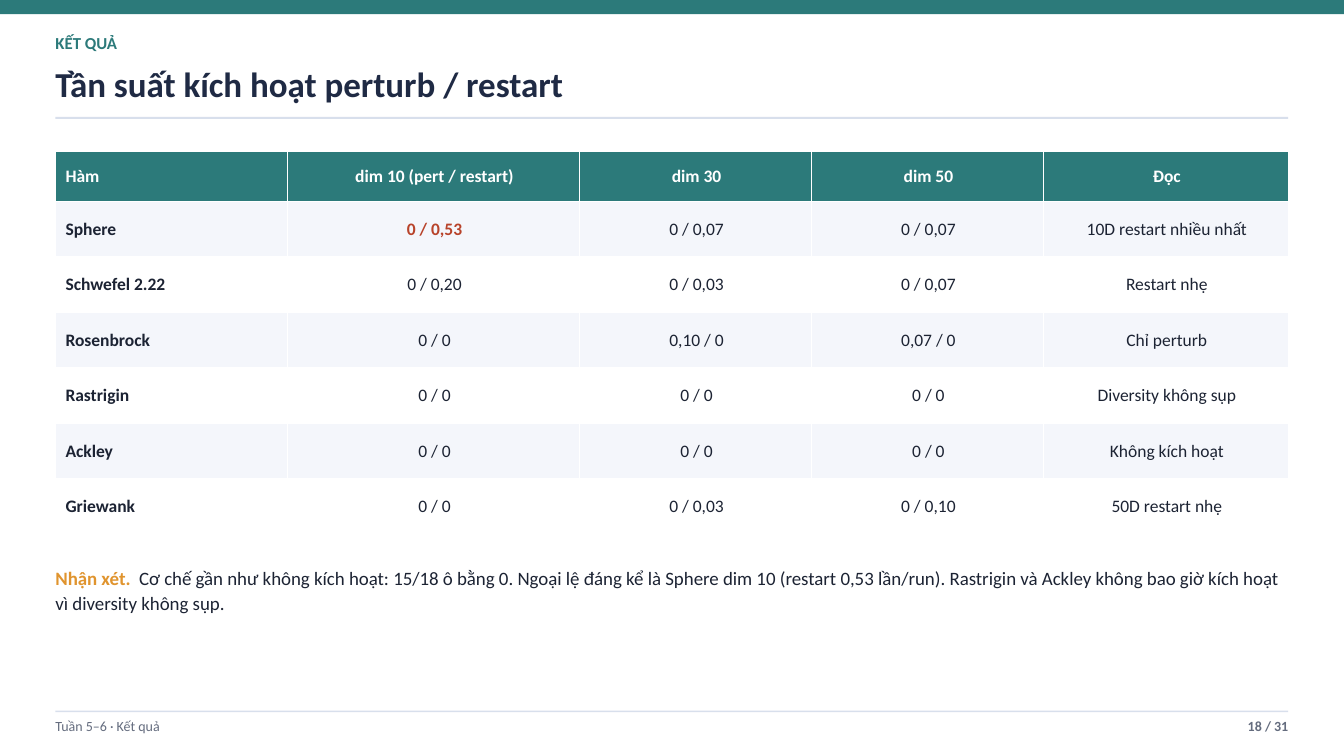
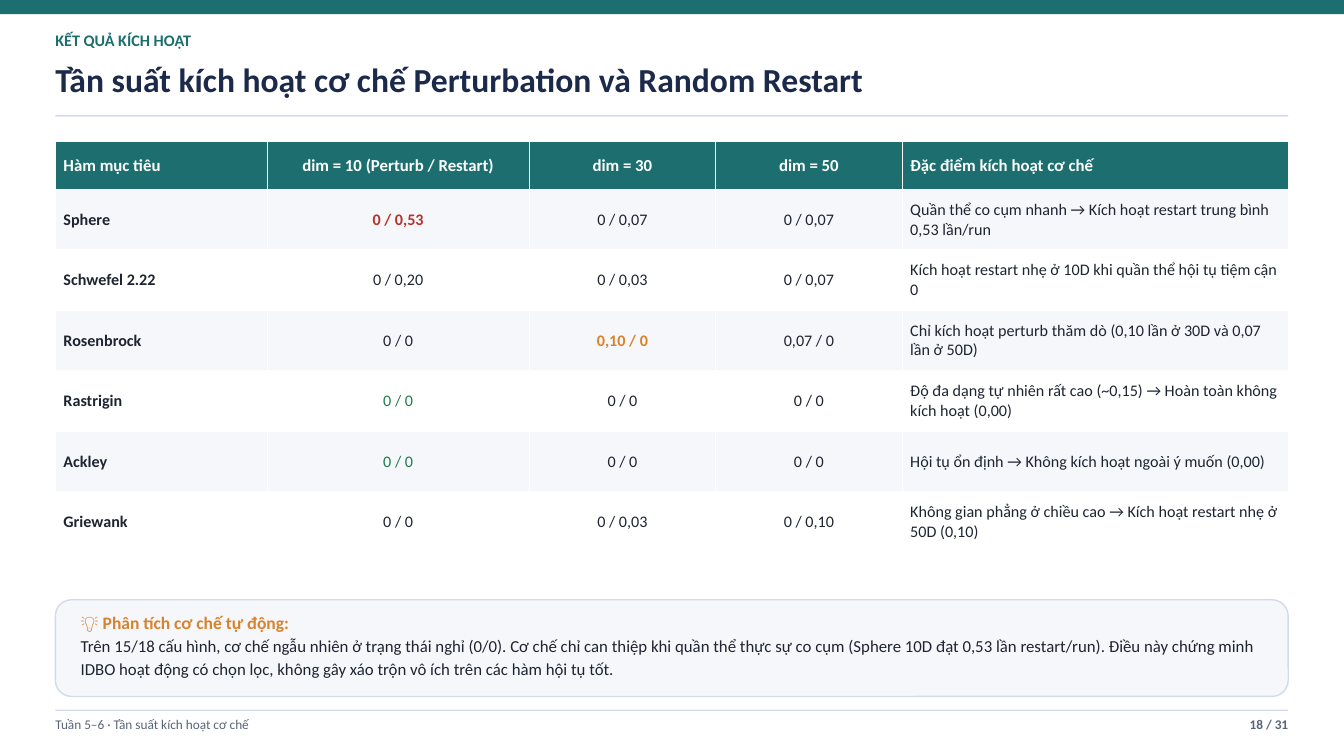
Before and after one commit to duylequang2303/DBO_heathcare, a slide deck: slide 18 of docs/Slide_Tuan_4_5_6_DBO_IDBO.pptx. Drawn at 1344x756 pixels with LibreOffice and Linux fonts; fonts in the diff are those of the drawing. Boxes give left, top, right and bottom in pixels: in the first picture for what was removed or moved away, otherwise in the second. Text is boxed around its words. In the diff, an @@ line names an element or a change of style, - is before the commit and + after.

```diff
--- a/docs/Slide_Tuan_4_5_6_DBO_IDBO.pptx
+++ b/docs/Slide_Tuan_4_5_6_DBO_IDBO.pptx
@@ rectangle at (0,0,1344,14): fill #2C7A7A to #1D6F6F @@
@@ text at (55,33,191,49): text changed; size 12 to 11.5 pt; text colour #2C7A7A to #1D6F6F @@
-KẾT QUẢ
+KẾT QUẢ KÍCH HOẠT
@@ text at (55,66,863,98): text changed; size 25 to 24 pt; text colour #1F2A44 to #1B2A4A @@
-Tần suất kích hoạt perturb / restart
+Tần suất kích hoạt cơ chế Perturbation và Random Restart
@@ rectangle at (55,115,1289,117): fill #D8DFEC to #D3DBEA @@
@@ table at (55,141,1289,553) @@
-row 1: Hàm | dim 10 (pert / restart) | dim 30 | dim 50 | Đọc
+row 1: Hàm mục tiêu | dim = 10 (Perturb / Restart) | dim = 30 | dim = 50 | Đặc điểm kích hoạt cơ chế
-row 2, column 5: 10D restart nhiều nhất
+row 2, column 5: Quần thể co cụm nhanh → Kích hoạt restart trung bình 0,53 lần/run
-row 3, column 5: Restart nhẹ
+row 3, column 5: Kích hoạt restart nhẹ ở 10D khi quần thể hội tụ tiệm cận 0
-row 4, column 5: Chỉ perturb
+row 4, column 5: Chỉ kích hoạt perturb thăm dò (0,10 lần ở 30D và 0,07 lần ở 50D)
-row 5, column 5: Diversity không sụp
+row 5, column 5: Độ đa dạng tự nhiên rất cao (~0,15) → Hoàn toàn không kích hoạt (0,00)
-row 6, column 5: Không kích hoạt
+row 6, column 5: Hội tụ ổn định → Không kích hoạt ngoài ý muốn (0,00)
-row 7, column 5: 50D restart nhẹ
+row 7, column 5: Không gian phẳng ở chiều cao → Kích hoạt restart nhẹ ở 50D (0,10)
@@ fill #2C7A7A to #1D6F6F in row 1 @@
@@ fill #F4F6FB to #F5F7FB in 15 cells @@
@@ size 12.5 to 11.5 pt in "Sphere", "0 / 0,53", "0 / 0,07", "0 / 0,07" and 20 more places @@
@@ text colour #1C2333 to #1E2430 in "Sphere", "0 / 0,07", "0 / 0,07", "Schwefel 2.22" and 16 more places @@
@@ text colour #B8432A to #B83228 in "0 / 0,53" @@
@@ text colour #1C2333 to #D9822B, bold on in "0,10 / 0" @@
@@ text colour #1C2333 to #217A4B in "0 / 0", "0 / 0" @@
@@ table: place and size @@
-table at (55,151,1289,534)
+table at (55,141,1289,553)
@@ text in rounded rectangle at (55,570,1278,614): text removed @@
-Nhận xét. Cơ chế gần như không kích hoạt: 15/18 ô bằng 0. Ngoại lệ đáng kể là Sphere dim 10 (restart 0,53 lần/run). Rastrigin và Ackley không bao giờ kích hoạt vì diversity không sụp.
@@ rounded rectangle: place and size @@
-rounded rectangle at (55,570,1278,614)
+rounded rectangle at (55,600,1289,697)
@@ rounded rectangle at (55,600,1289,697): fill none to #F5F7FB; outline none to #D3DBEA 1 pt @@
@@ text added at (81,616,1253,678), 12 pt, text #1E2430 @@
+💡 Phân tích cơ chế tự động:
+Trên 15/18 cấu hình, cơ chế ngẫu nhiên ở trạng thái nghỉ (0/0). Cơ chế chỉ can thiệp khi quần thể thực sự co cụm (Sphere 10D đạt 0,53 lần restart/run). Điều này chứng minh IDBO hoạt động có chọn lọc, không gây xáo trộn vô ích trên các hàm hội tụ tốt.
@@ text at (55,719,249,731): text changed; size 10 to 9.5 pt; text colour #646C7E to #5A6478 @@
-Tuần 5–6 · Kết quả
+Tuần 5–6 · Tần suất kích hoạt cơ chế
@@ text "18 / 31" at (1250,720,1288,729): size 10 to 9.5 pt, text colour #646C7E to #5A6478 @@
```
Also in this commit, not shown: 25 other slides changed, 5 slides added, 5 slides removed, 9 other files.
